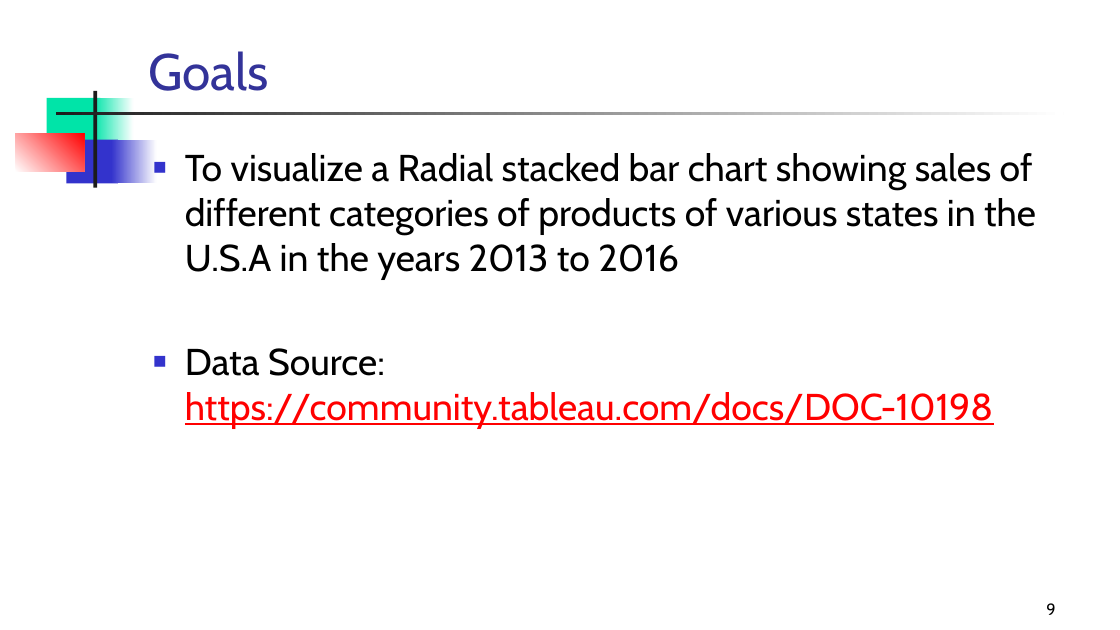
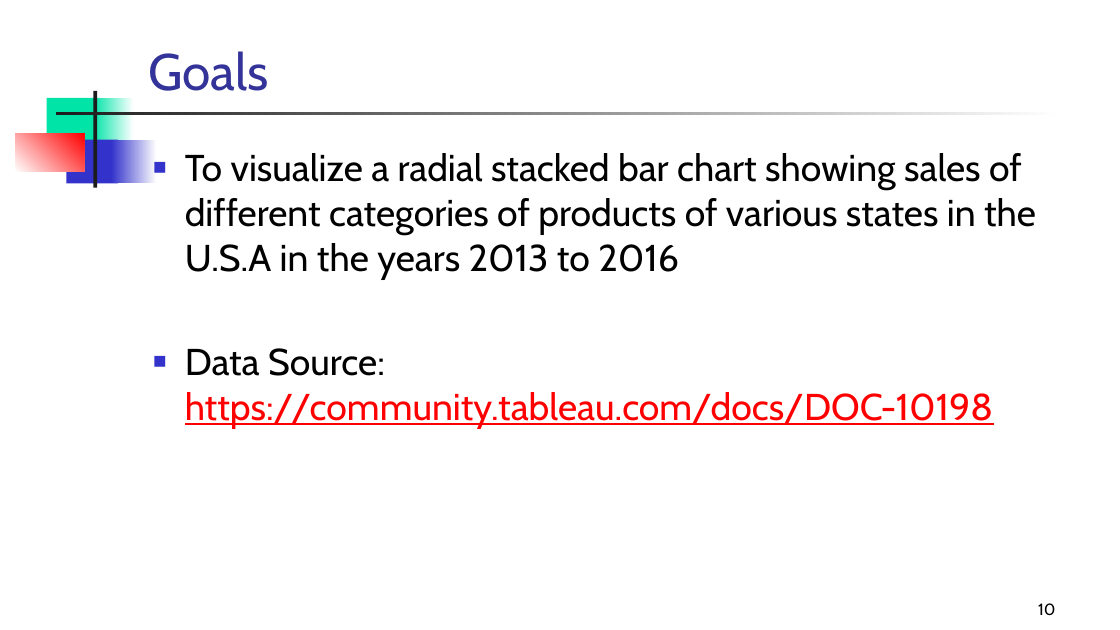
Before and after one commit to SanthoshKumarThadka/Thadka_Tableau, a slide deck: slide 10 of Thadka_Tableau.pptx (slide 9 before the commit). Drawn at 1120x630 pixels with LibreOffice and Linux fonts; fonts in the diff are those of the drawing. Boxes give left, top, right and bottom in pixels: in the first picture for what was removed or moved away, otherwise in the second. Text is boxed around its words. In the diff, an @@ line names an element or a change of style, - is before the commit and + after.

```diff
--- a/Thadka_Tableau.pptx
+++ b/Thadka_Tableau.pptx
@@ text at (x1=185, y1=153, x2=1036, y2=279): text changed @@
-■ To visualize a Radial stacked bar chart showing sales of different categories of products of various states in the U.S.A in the years 2013 to 2016
+■ To visualize a radial stacked bar chart showing sales of different categories of products of various states in the U.S.A in the years 2013 to 2016
@@ page number at (x1=1038, y1=603, x2=1055, y2=616): text changed @@
-9
+10
```
Also in this commit, not shown: 3 other slides changed, 1 slide added, 1 other file.
